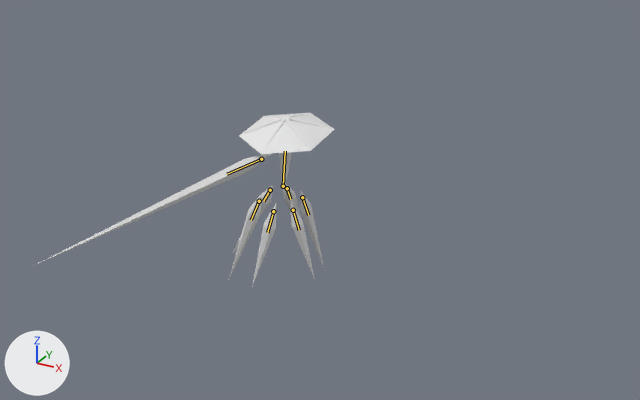
Two versions of the glTF model glb_imports/Clarity.glb, one commit apart.
Camera for both pictures: a 50 mm camera at (62.9, -103.4, 55.2) aimed at (5.8, 0.6, 3.3). The axes (+X, +Y, +Z) are drawn at lower left. The lights are the same throughout. The older version comes first. Both versions are drawn at frame 20 of the action 'LeftSliceFromInfuse'; the numbers are the values there. The bones that change, and the others that lie on the model, are drawn over the model as lines.

Names of what the first picture shows: 'Arm', 'Hat', 'MiddleLeft', 'MiddleRight' and 5 more.
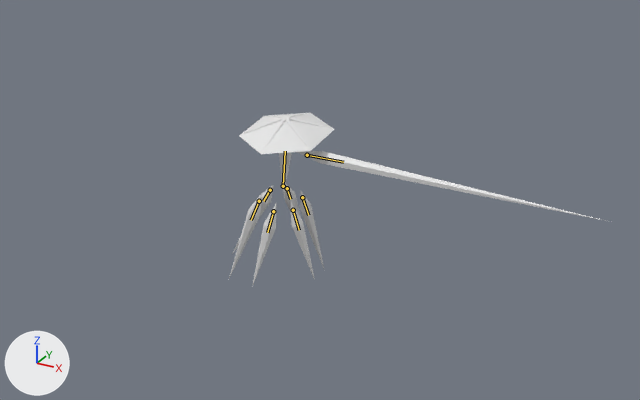
What differs and where, as boxes [x1, y1, x2, y2] in the pictures (640 x 400 px):
```json
{"object": "Arm", "change": "posed", "before": [36, 154, 271, 265], "after": [298, 151, 610, 222], "on screen": "33% wider, 36% shorter"}
{"bone": "Arm", "before": "(261, 159) to (227, 174)", "after": "(307, 155) to (343, 162)"}
```

Scene script edits in JSON lines:
```json
{"block": "bone_arm", "where": "bone_arm = bpy.data.objects['Armature'].pose.bones['Arm']  # child of 'Center'"}
{"op": "set", "path": "bone_arm.location", "old": "(-0.42, -0.49, 1.3)", "new": "(-2.59, -7.04, 0.49)"}
{"op": "set", "path": "bone_arm.rotation_quaternion", "old": "(0.992, 0.126, -0.017, -0.017)", "new": "(-0.001, 0.937, -0.252, -0.24)", "note": "degrees (14, -2, -2) -> degrees (172, 27, -32)"}
```
